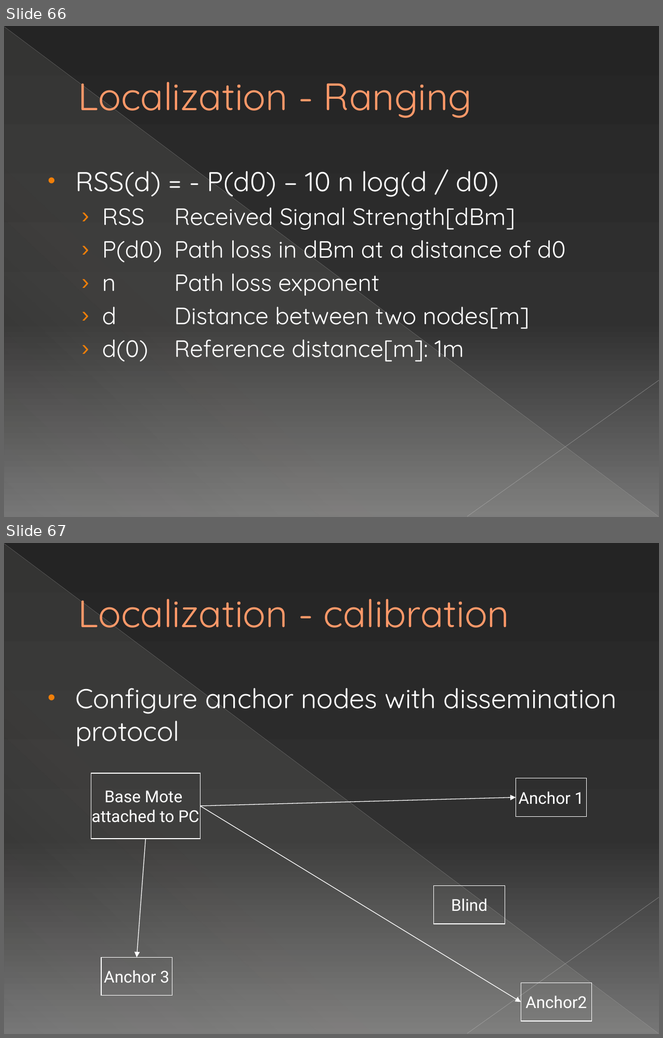
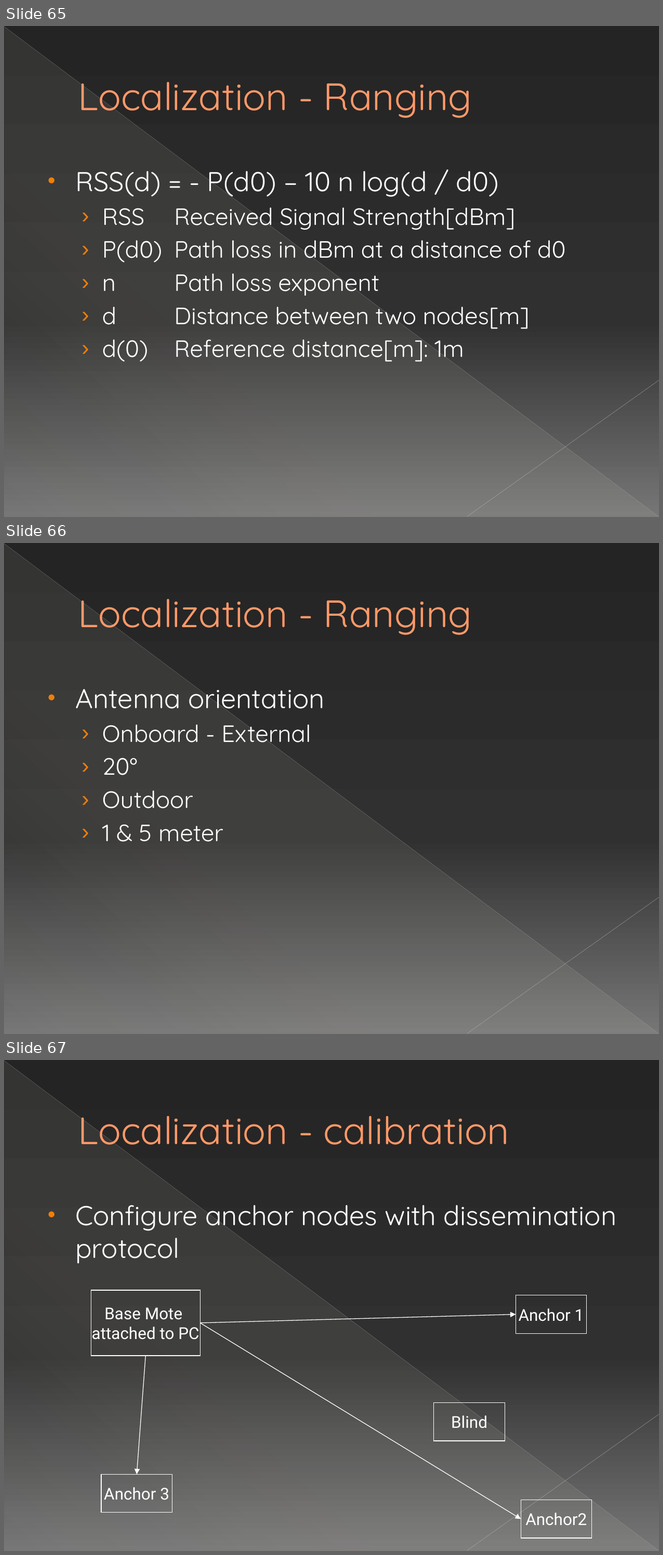
Before and after one commit to michelecorrea3/wsnlocalizationscala, a slide deck: Resources/WSN localization with Senseless framework.pptx. Shown one above the other, each under a label of ours: slides 66 and 67 before the commit, slides 65, 66 and 67 after it. The pictures are 663x1038 and 663x1555 pixels, drawn with LibreOffice and Linux fonts; fonts in the diff are those of the drawing. Boxes give left, top, right and bottom in pixels: in the first picture for what was removed or moved away, otherwise in the second. Text is boxed around its words. In the diff, an @@ line names an element or a change of style, - is before the commit and + after.

```diff
--- a/Resources/WSN localization with Senseless framework.pptx
+++ b/Resources/WSN localization with Senseless framework.pptx
@@ slide 66 added at <box>4,543,659,1034</box>, background gradient #242424 to #303030 to #767676; not listed: 3 template elements that a slide beside it also shows @@
@@ title added at <box>78,599,473,637</box>, 42 pt, text #FF9B6A @@
+Localization - Ranging
@@ text added at <box>75,682,325,842</box>, 26 pt, text #FFFFFF @@
+• Antenna orientation
+  › Onboard - External
+  › 20°
+  › Outdoor
+  › 1 & 5 meter
@@ what was slide 66 is now slide 65 @@
```
Also in this commit, not shown: 5 slides changed, 2 other slides added, 1 slide removed.
